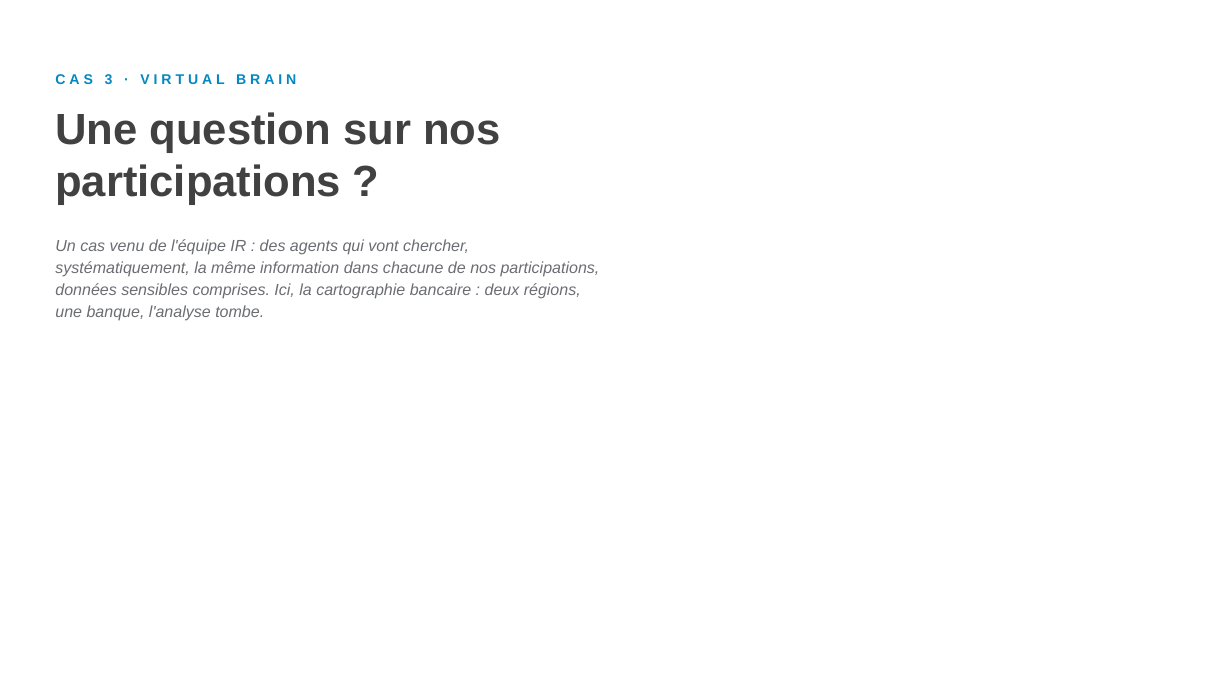
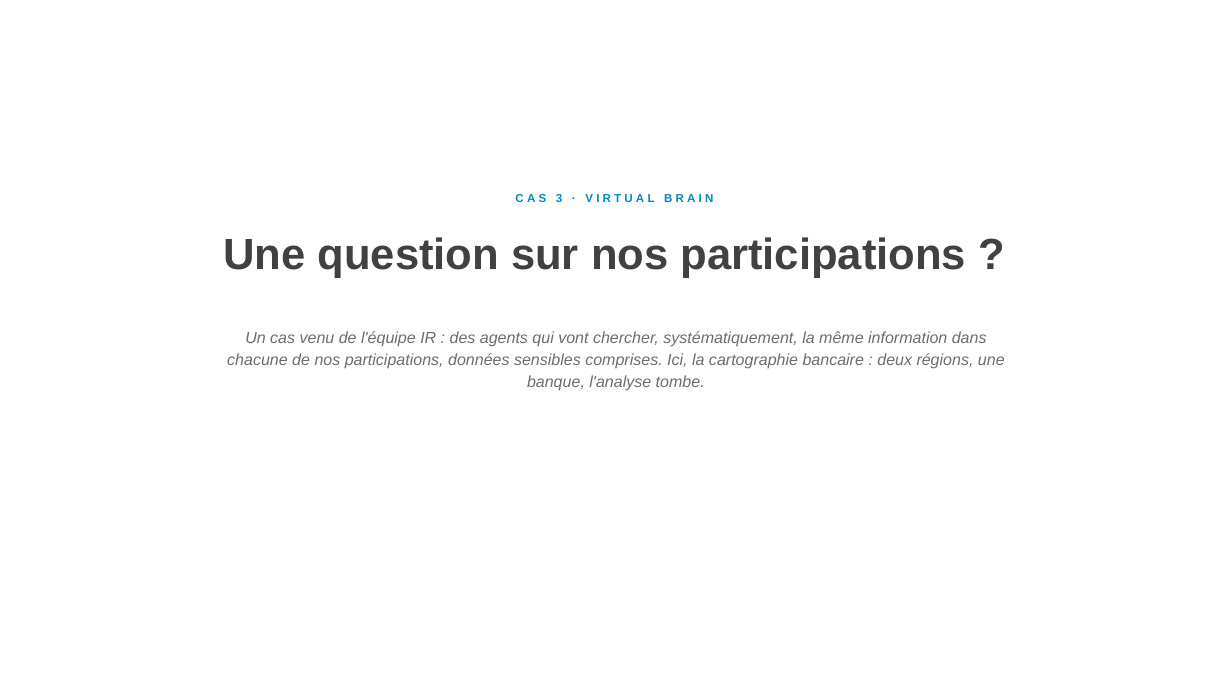
Before and after one commit to felixuniversityca-svg/task-dashboard, a slide deck: slide 43 of LIA-concretement-CC-anime.pptx. Drawn at 1232x693 pixels with LibreOffice and Linux fonts; fonts in the diff are those of the drawing. Boxes give left, top, right and bottom in pixels: in the first picture for what was removed or moved away, otherwise in the second. Text is boxed around its words. In the diff, an @@ line names an element or a change of style, - is before the commit and + after.

```diff
--- a/LIA-concretement-CC-anime.pptx
+++ b/LIA-concretement-CC-anime.pptx
@@ text "CAS 3 · VIRTUAL BRAIN": place and size @@
-text "CAS 3 · VIRTUAL BRAIN" at (55, 74, 296, 84)
+text "CAS 3 · VIRTUAL BRAIN" at (515, 194, 713, 202)
@@ text "CAS 3 · VIRTUAL BRAIN" at (515, 194, 713, 202): size 11 to 9 pt, letter spacing 3 to 2.5 pt; alignment left to centre @@
@@ text "Une question sur nos participations ..." at (223, 237, 967, 278): alignment left to centre @@
@@ text "Une question sur nos participations ...": place and size @@
-text "Une question sur nos participations ..." at (55, 112, 500, 205)
+text "Une question sur nos participations ..." at (223, 237, 967, 278)
@@ text "Un cas venu de l'équipe ...": place and size @@
-text "Un cas venu de l'équipe ..." at (55, 239, 600, 321)
+text "Un cas venu de l'équipe ..." at (227, 331, 1005, 391)
@@ text "Un cas venu de l'équipe ..." at (227, 331, 1005, 391): alignment left to centre @@
```
Also in this commit, not shown: 39 other slides changed.
